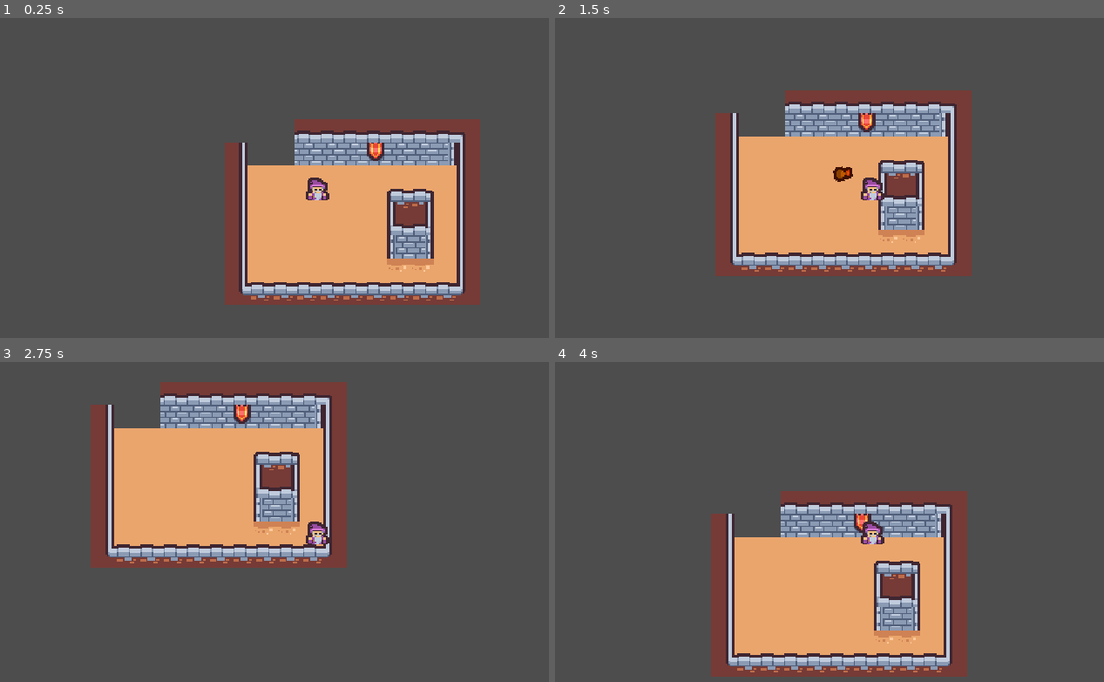
Above: before the commit, frames 1-4 (two rows, left to right).
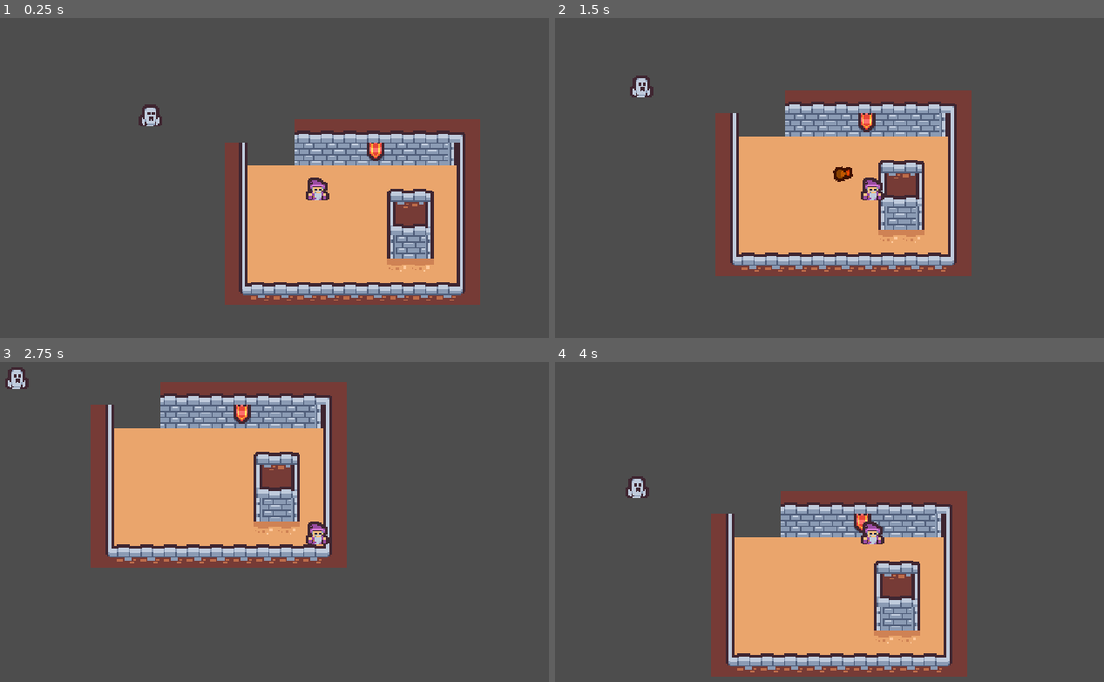
Above: after the commit, the same moments.

Repository: UltraMKF12/MB2-Tunnels-Escape
Game: Godot game, scene res://Objects/Rooms/main_world.tscn
Two runs of this game, one before a commit and one after it. Both use one fixed random seed, a clock stepped at 60 frames per second and the inputs below.
Inputs (mouse positions are in pixels of both pictures, inside the frame that each line leads up to):
- Up to frame 1 (0.25 s): no input
- Up to frame 2 (1.5 s): tap Enter at 0.5 s; move the mouse to (1027, 168) at 0.52 s; hold D (right) 0.53-1.28 s; tap Space (shoot) at 0.6, 1.35 s; move the mouse to (736, 210) at 1.27 s; hold S (down) from 1.28 s (still down)
- Up to frame 3 (2.75 s): move the mouse to (389, 445) at 2.02 s; release S (down) at 2.03 s; hold D (right) from 2.03 s (still down); tap Space (shoot) at 2.1 s
- Up to frame 4 (4 s): move the mouse to (840, 611) at 2.77 s; release D (right) at 2.78 s; hold W (up) 2.78-3.53 s; tap Space (shoot) at 2.85, 3.6 s; move the mouse to (1082, 592) at 3.52 s; hold A (left) from 3.53 s (still down)

The runs differ from the first frame. In frame 1, 0.2% of the frame differs, in the area x 25-30%, y 26-34%; in frame 2, 0.2%, in the area x 13-18%, y 17-25%; in frame 3, 0.2%; in frame 4, 0.2%.
Error after the commit: Invalid call. Nonexistent function 'normalize' in base 'Vector2'. (res://Objects/Enemy/ghost_enemy.gd:10)

Commit message:
Implements ghost enemy
-ghost enemy moves towards the player
-It gets slower as it gets closer to the player, may require a fix.

Diff:
--- /dev/null
+++ b/Objects/Enemy/ghost_enemy.gd
@@ -0,0 +1,14 @@
+extends CharacterBody2D
+
+@onready var Player = $"../Player"
+
+const SPEED = 150.0
+
+func _physics_process(delta):
+
+	var direction = Player.position - position
+	direction.normalize()
+	position += direction / SPEED
+
+
+	move_and_slide()
--- /dev/null
+++ b/Objects/Enemy/ghost_enemy.tscn
@@ -0,0 +1,35 @@
+[gd_scene load_steps=6 format=3 uid="uid://c1oew0l5x2aey"]
+
+[ext_resource type="Script" path="res://Objects/Enemy/ghost_enemy.gd" id="1_4v5mo"]
+[ext_resource type="Texture2D" uid="uid://bxyr5577mpmk0" path="res://Scripts and Resources/tilemap_packed.png" id="1_hcxf1"]
+
+[sub_resource type="AtlasTexture" id="AtlasTexture_542um"]
+atlas = ExtResource("1_hcxf1")
+region = Rect2(16, 160, 16, 16)
+
+[sub_resource type="SpriteFrames" id="SpriteFrames_viyma"]
+animations = [{
+"frames": [{
+"duration": 1.0,
+"texture": SubResource("AtlasTexture_542um")
+}],
+"loop": true,
+"name": &"default",
+"speed": 5.0
+}]
+
+[sub_resource type="CapsuleShape2D" id="CapsuleShape2D_al0og"]
+radius = 4.0
+height = 14.0
+
+[node name="ghostEnemy" type="CharacterBody2D"]
+collision_layer = 4
+collision_mask = 3
+script = ExtResource("1_4v5mo")
+
+[node name="AnimatedSprite2D" type="AnimatedSprite2D" parent="."]
+sprite_frames = SubResource("SpriteFrames_viyma")
+
+[node name="CollisionShape2D" type="CollisionShape2D" parent="."]
+position = Vector2(0, 1)
+shape = SubResource("CapsuleShape2D_al0og")
--- a/Objects/Fireball/fireball.gd
+++ b/Objects/Fireball/fireball.gd
@@ -14,5 +14,6 @@
 		queue_free()
 
 
+
 func _on_visible_on_screen_notifier_2d_screen_exited():
 	queue_free()
--- a/Objects/Rooms/main_world.tscn
+++ b/Objects/Rooms/main_world.tscn
@@ -1,7 +1,8 @@
-[gd_scene load_steps=5 format=3 uid="uid://n8vsphbjkx00"]
+[gd_scene load_steps=6 format=3 uid="uid://n8vsphbjkx00"]
 
 [ext_resource type="Texture2D" uid="uid://bxyr5577mpmk0" path="res://Scripts and Resources/tilemap_packed.png" id="1_rjxu1"]
 [ext_resource type="PackedScene" uid="uid://blsb62d0pp4go" path="res://Objects/Player/player.tscn" id="1_rumoh"]
+[ext_resource type="PackedScene" uid="uid://c1oew0l5x2aey" path="res://Objects/Enemy/ghost_enemy.tscn" id="3_yab05"]
 
 [sub_resource type="TileSetAtlasSource" id="TileSetAtlasSource_2x8sp"]
 texture = ExtResource("1_rjxu1")
@@ -456,3 +457,6 @@
 [node name="Player" parent="." instance=ExtResource("1_rumoh")]
 
 [node name="Camera2D" type="Camera2D" parent="."]
+
+[node name="ghostEnemy" parent="." instance=ExtResource("3_yab05")]
+position = Vector2(-115, -51)
